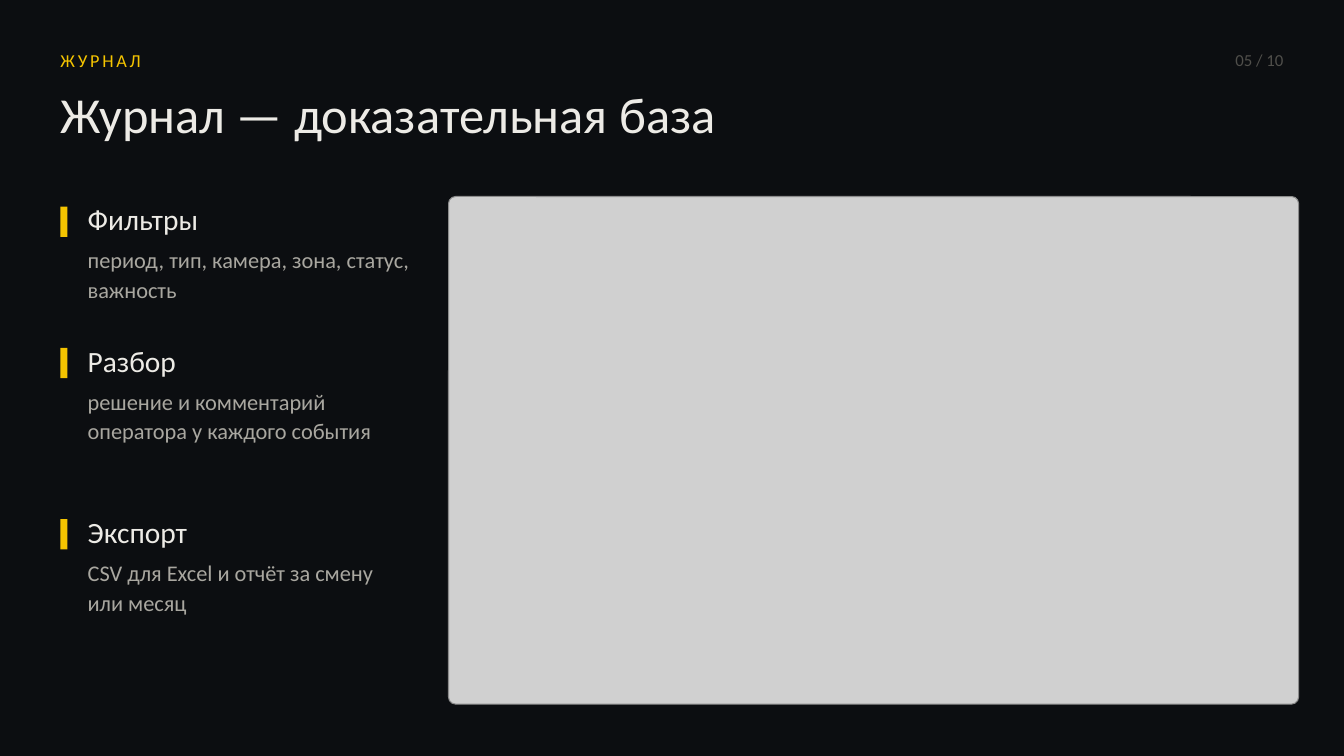
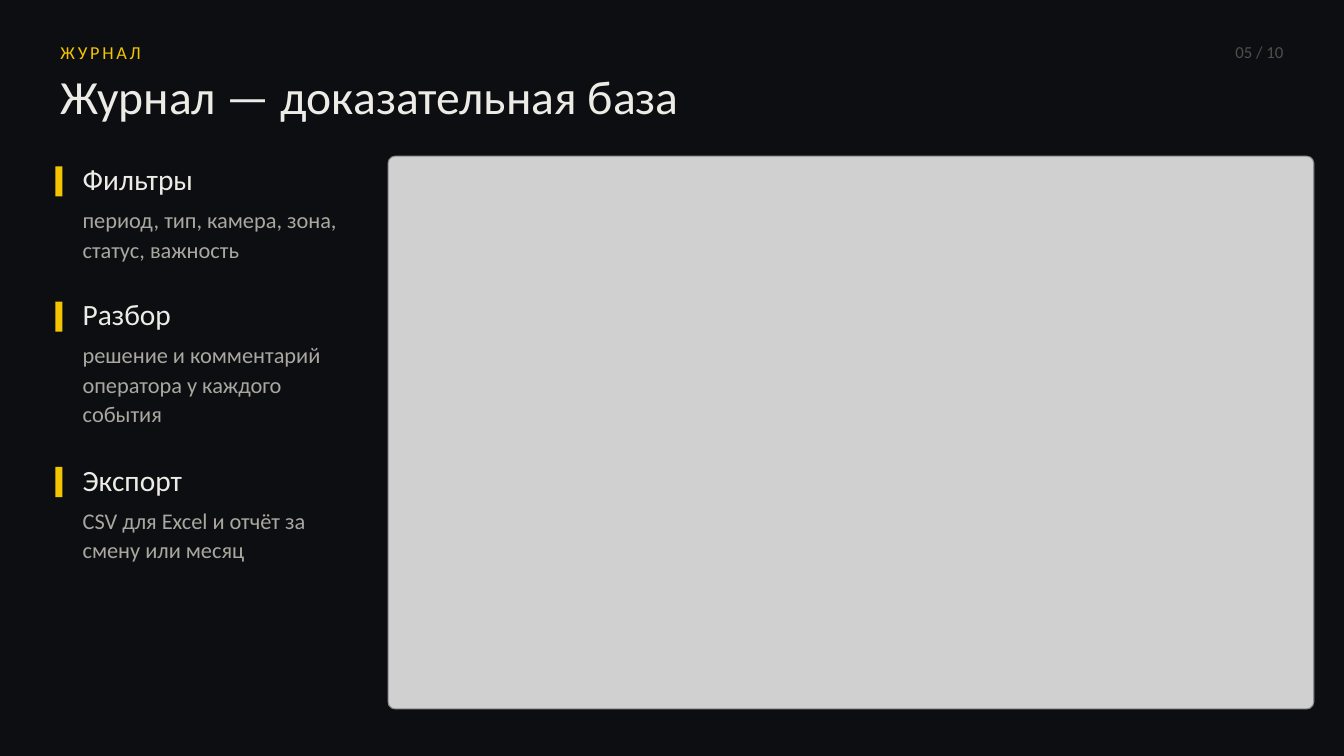
Before and after one commit to timur-nagimov/mospromhack, a slide deck: slide 5 of deliverables/presentation-v2/zazerkalye-v2.pptx. Drawn at 1344x756 pixels with LibreOffice and Linux fonts; fonts in the diff are those of the drawing; grey boxes stand for pictures. Boxes give left, top, right and bottom in pixels: in the first picture for what was removed or moved away, otherwise in the second. Text is boxed around its words. In the diff, an @@ line names an element or a change of style, - is before the commit and + after.

```diff
--- a/deliverables/presentation-v2/zazerkalye-v2.pptx
+++ b/deliverables/presentation-v2/zazerkalye-v2.pptx
@@ text "ЖУРНАЛ": place and size @@
-text "ЖУРНАЛ" at <box>60,55,140,67</box>
+text "ЖУРНАЛ" at <box>60,47,140,59</box>
@@ text "05 / 10": place and size @@
-text "05 / 10" at <box>1235,55,1283,66</box>
+text "05 / 10" at <box>1235,47,1283,58</box>
@@ text "Журнал — доказательная база": place and size @@
-text "Журнал — доказательная база" at <box>60,98,715,142</box>
+text "Журнал — доказательная база" at <box>60,81,679,122</box>
@@ text "Журнал — доказательная база" at <box>60,81,679,122</box>: size 36 to 34 pt @@
@@ rectangle: place and size @@
-rectangle at <box>60,207,68,237</box>
+rectangle at <box>55,166,63,197</box>
@@ text "Фильтры" rewrapped from <box>88,210,409,298</box> to <box>83,170,336,262</box> @@
@@ picture: place and size @@
-picture at <box>449,197,1299,705</box>
+picture at <box>388,156,1314,709</box>
@@ text "Разбор" rewrapped from <box>88,352,371,443</box> to <box>83,305,320,422</box> @@
@@ rectangle: place and size @@
-rectangle at <box>60,348,68,378</box>
+rectangle at <box>55,301,63,332</box>
@@ rectangle: place and size @@
-rectangle at <box>60,519,68,549</box>
+rectangle at <box>55,467,63,497</box>
@@ text "Экспорт" rewrapped from <box>88,524,373,615</box> to <box>83,472,305,562</box> @@
```
Also in this commit, not shown: 7 other slides changed, 13 other files.
